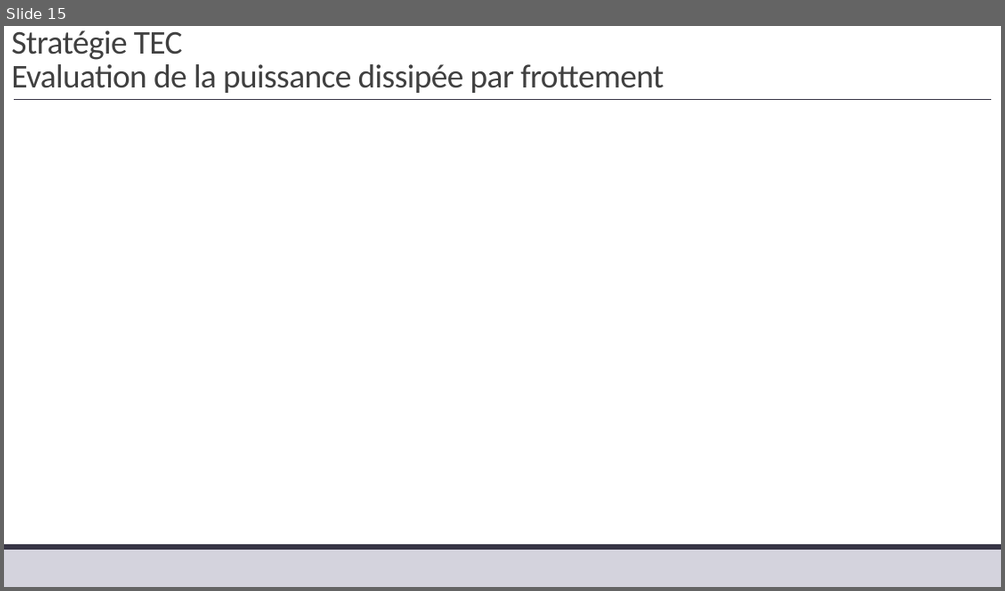
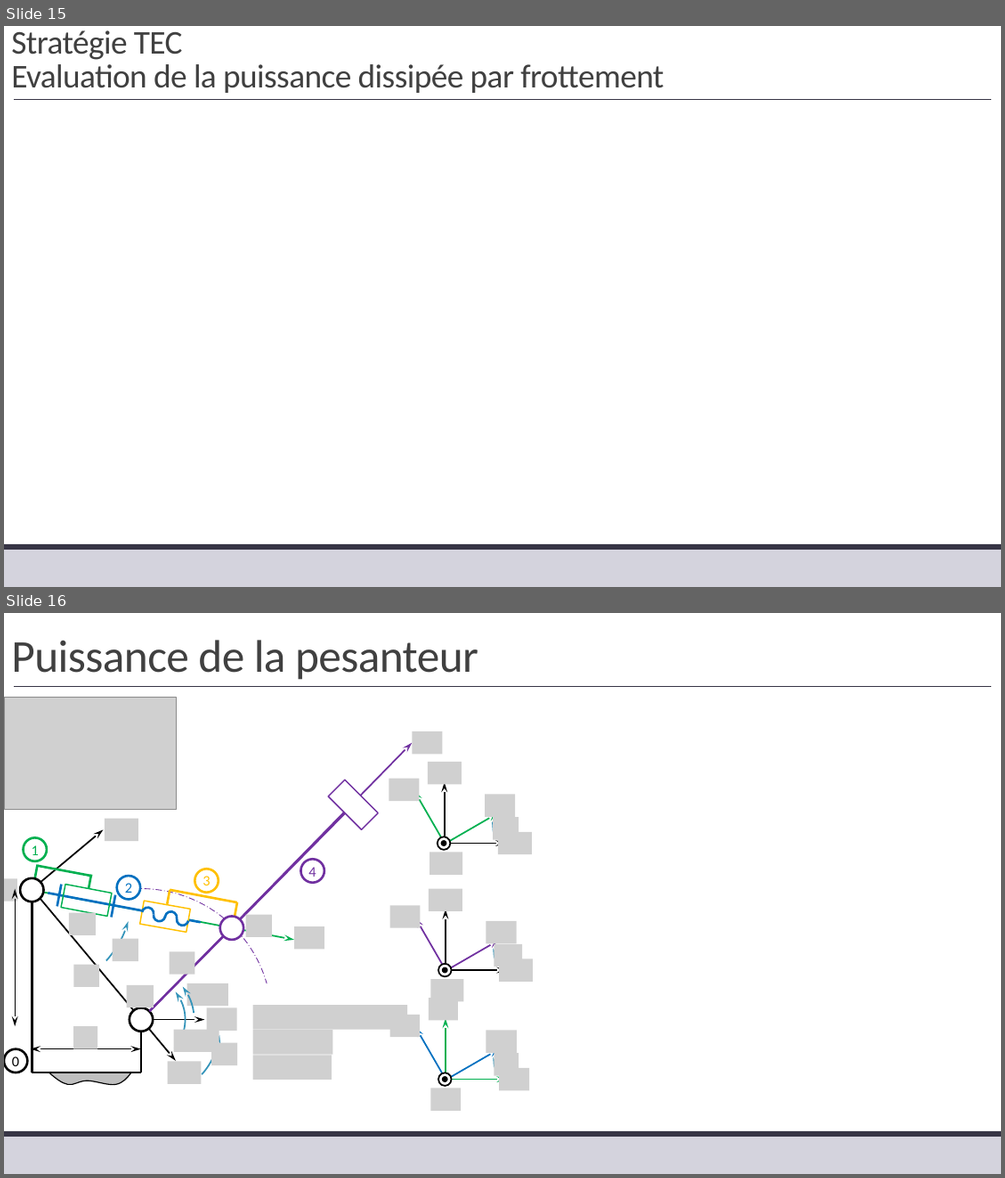
Before and after one commit to xpessoles/TP_Corriges, a slide deck: 11_MaxPID/11_MaxPID_Corrige.pptx. Shown one above the other, each under a label of ours: slide 15 before the commit, slides 15 and 16 after it. The pictures are 1005x591 and 1005x1178 pixels, drawn with LibreOffice and Linux fonts; fonts in the diff are those of the drawing; grey boxes stand for pictures; background and template pictures are left out. Boxes give left, top, right and bottom in pixels: in the first picture for what was removed or moved away, otherwise in the second. Text is boxed around its words. In the diff, an @@ line names an element or a change of style, - is before the commit and + after.

```diff
--- a/11_MaxPID/11_MaxPID_Corrige.pptx
+++ b/11_MaxPID/11_MaxPID_Corrige.pptx
@@ slide 16 added at box(4, 613, 1001, 1174), background #FFFFFF; not listed: 3 template elements that a slide beside it also shows @@
@@ title added at box(11, 640, 478, 680), 44 pt, text #404040 @@
+Puissance de la pesanteur
@@ picture added at box(4, 697, 176, 810) @@
@@ arc (boxed as its full ellipse) added at box(4, 790, 133, 995), outline #3494BA 1.5 pt @@
@@ group added at box(389, 762, 532, 898): 6 pictures, 4 arrows, 2 ellipses, 1 arc (boxed as its full ellipse) @@
@@ group added at box(4, 731, 443, 1151): 19 pictures, 14 lines, 8 arc (boxed as its full ellipse)s, 8 ellipses, 5 arrows, 3 rectangles, 2 double arrows, 1 freeform shape @@
+0
+1
+2
+3
+4
@@ group added at box(390, 888, 533, 1025): 6 pictures, 4 arrows, 2 ellipses, 1 arc (boxed as its full ellipse) @@
@@ group added at box(390, 997, 530, 1135): 6 pictures, 4 arrows, 2 ellipses, 1 arc (boxed as its full ellipse) @@
```
Also in this commit, not shown: 1 slide changed, 2 other slides added, 1 slide removed, 5 other files.
